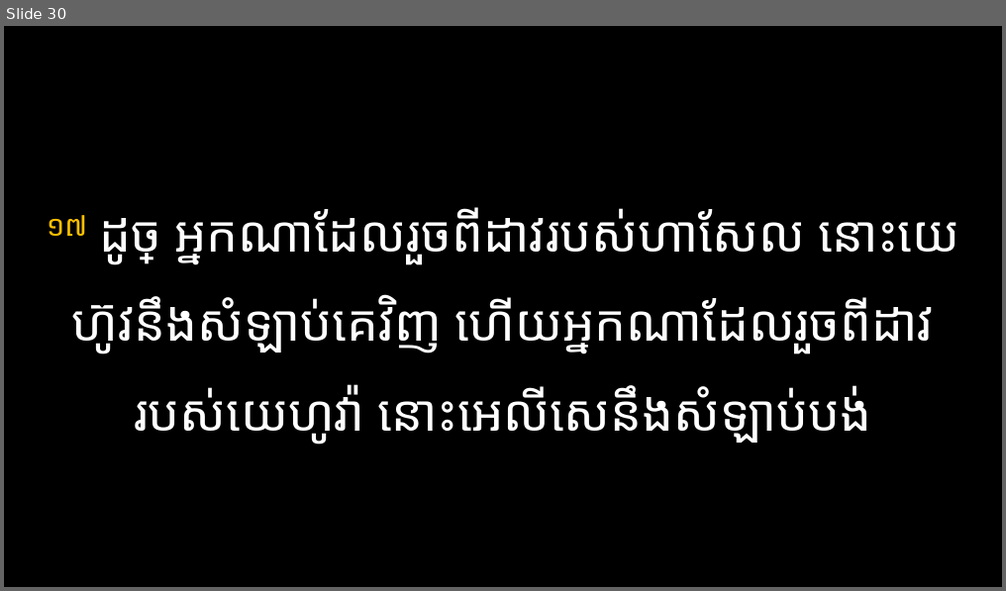
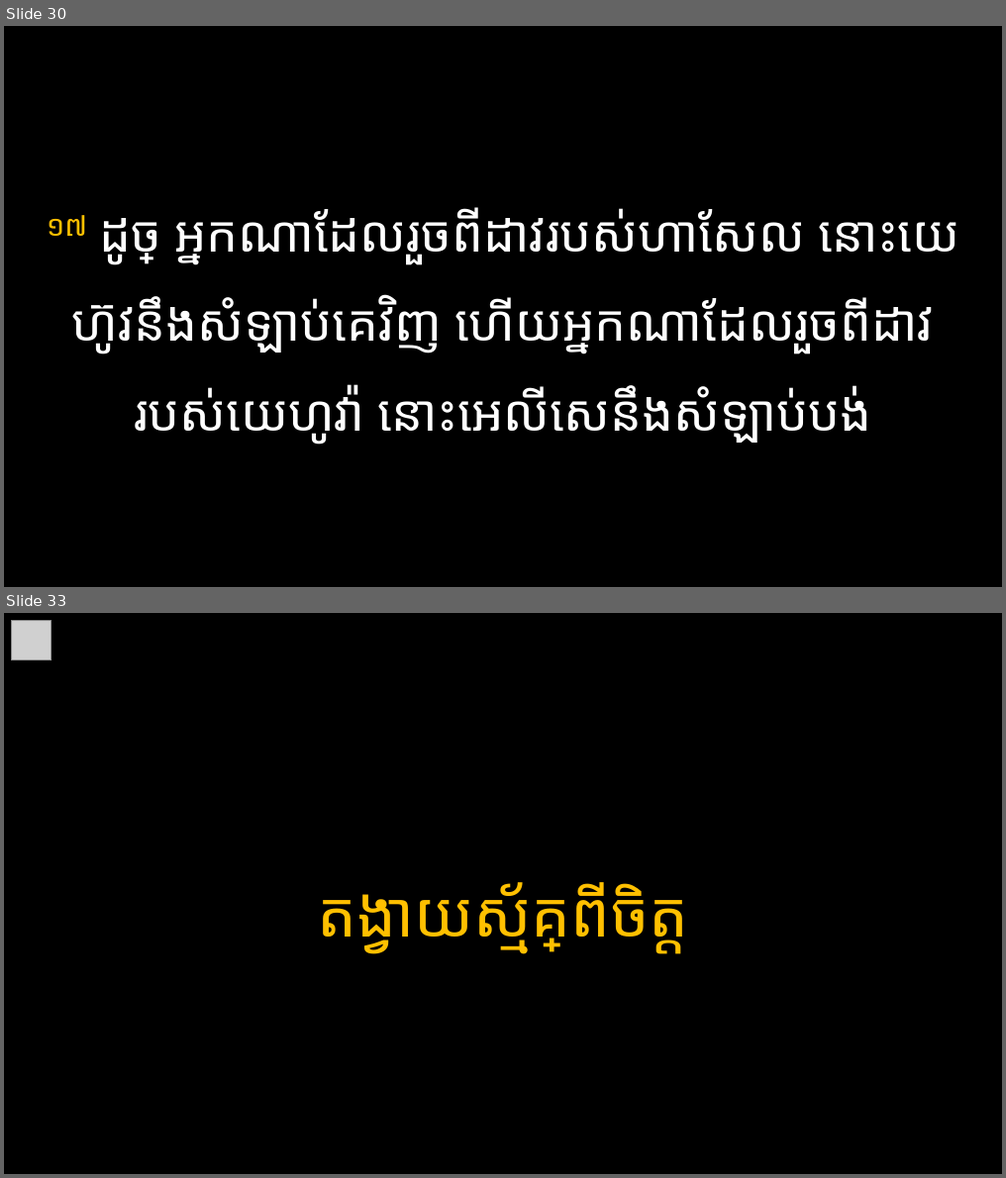
Before and after one commit to phearak2003/youth_worship, a slide deck: Youth Worship.pptx. Shown one above the other, each under a label of ours: slide 30 before the commit, slides 30 and 33 after it; the slides between them are not shown. The pictures are 1006x591 and 1006x1178 pixels, drawn with LibreOffice and Linux fonts; fonts in the diff are those of the drawing; grey boxes stand for pictures. Boxes give left, top, right and bottom in pixels: in the first picture for what was removed or moved away, otherwise in the second. Text is boxed around its words. In the diff, an @@ line names an element or a change of style, - is before the commit and + after.

```diff
--- a/Youth Worship.pptx
+++ b/Youth Worship.pptx
@@ slide 33 added at (4, 613, 1002, 1174), background #000000 @@
@@ picture added at (12, 621, 52, 661) @@
@@ text added at (317, 882, 688, 954), 60 pt, text #FFC000 @@
+តង្វាយស្ម័គ្រពីចិត្ត
```
Also in this commit, not shown: 35 slides changed, 4 other slides added, 1 slide removed.
